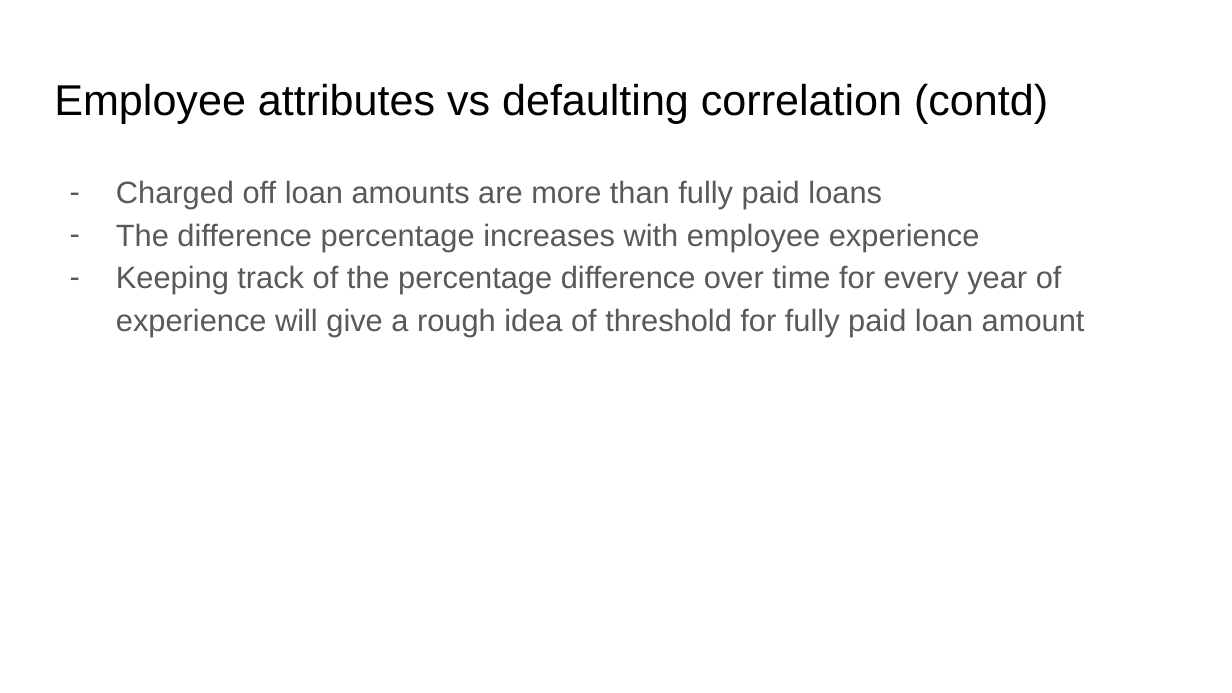
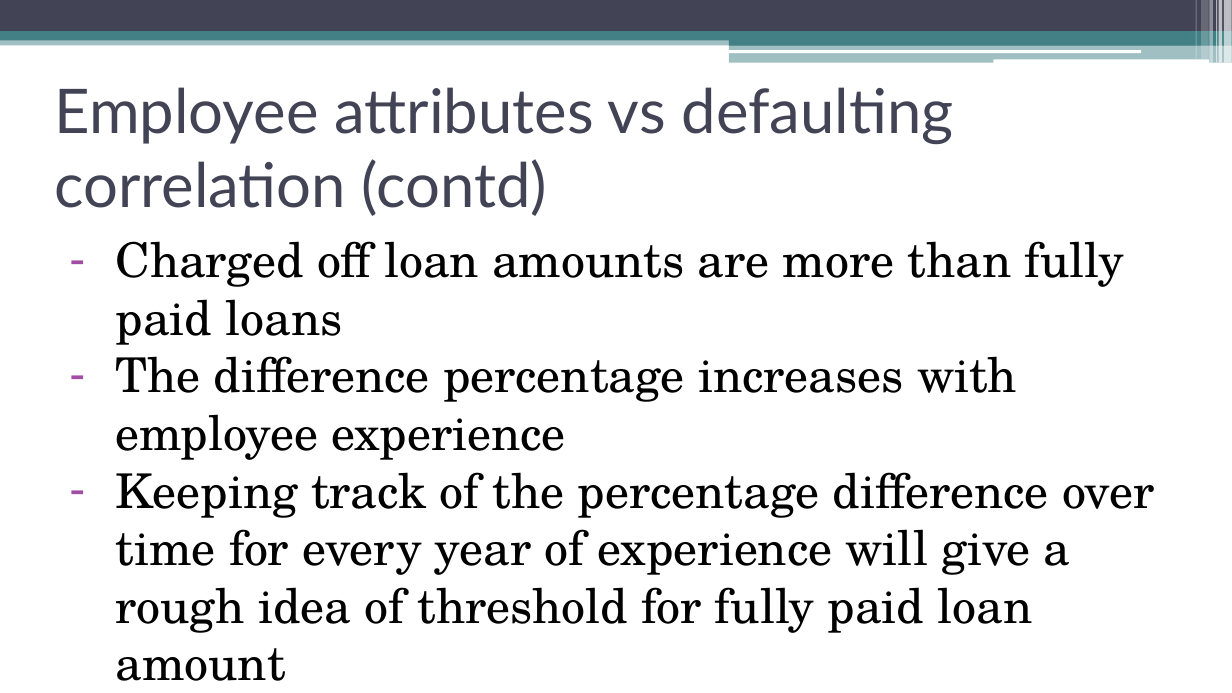
Before and after one commit to Sai-Krishna-46/LendingClubCaseStudy, a slide deck: slide 12 of LendingClubCaseStudy.pptx (slide 8 before the commit). Drawn at 1232x693 pixels with LibreOffice and Linux fonts; fonts in the diff are those of the drawing. Boxes give left, top, right and bottom in pixels: in the first picture for what was removed or moved away, otherwise in the second. Text is boxed around its words. In the diff, an @@ line names an element or a change of style, - is before the commit and + after.

```diff
--- a/LendingClubCaseStudy.pptx
+++ b/LendingClubCaseStudy.pptx
@@ rectangle added at (x1=0, y1=0, x2=1232, y2=31), fill #424456 @@
@@ rectangle added at (x1=1195, y1=0, x2=1196, y2=59), fill #FFFFFF at 30% opacity @@
@@ rectangle added at (x1=1201, y1=0, x2=1209, y2=59), fill #FFFFFF at 20% opacity @@
@@ rectangle added at (x1=1210, y1=0, x2=1214, y2=63), fill #FFFFFF at 40% opacity @@
@@ rectangle added at (x1=1216, y1=0, x2=1217, y2=63), fill #FFFFFF at 60% opacity @@
@@ rectangle added at (x1=1218, y1=0, x2=1222, y2=63), fill #FFFFFF at 65% opacity @@
@@ rectangle added at (x1=1225, y1=0, x2=1232, y2=63), fill #FFFFFF at 65% opacity @@
@@ rectangle added at (x1=0, y1=37, x2=1232, y2=46), fill #438086 at 50% opacity @@
@@ rectangle added at (x1=0, y1=31, x2=1232, y2=41), fill #438086 @@
@@ rounded rectangle added at (x1=728, y1=51, x2=1141, y2=53), fill #FFFFFF @@
@@ rectangle added at (x1=729, y1=37, x2=1232, y2=46), fill #438086 @@
@@ rectangle added at (x1=729, y1=44, x2=1232, y2=63), fill #438086 at 50% opacity @@
@@ rounded rectangle added at (x1=993, y1=59, x2=1209, y2=63), fill #FFFFFF @@
@@ title "Employee attributes vs defaulting correlation ..." at (x1=54, y1=87, x2=954, y2=216): size 25.2 to 36 pt, font Arial to Lato, text colour #000000 to #424456 @@
@@ text "Charged off loan amounts are ..." moved from (x1=116, y1=180, x2=1085, y2=336) to (x1=116, y1=241, x2=1155, y2=633) @@
@@ text "Charged off loan amounts are ..." at (x1=116, y1=241, x2=1155, y2=633): size 18 to 28 pt, font Arial to TeX Gyre Schola, text colour #595959 to #000000; line spacing 1.15 to 1; bullet colour #595959 to #A04DA3 @@
```
Also in this commit, not shown: 10 other slides changed, 5 slides added, 1 other file.
